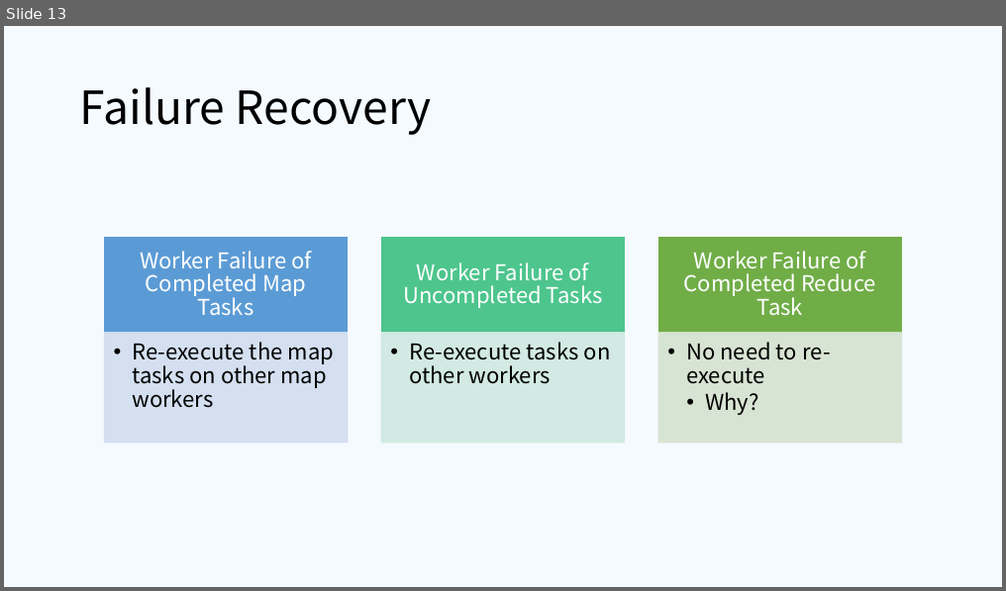
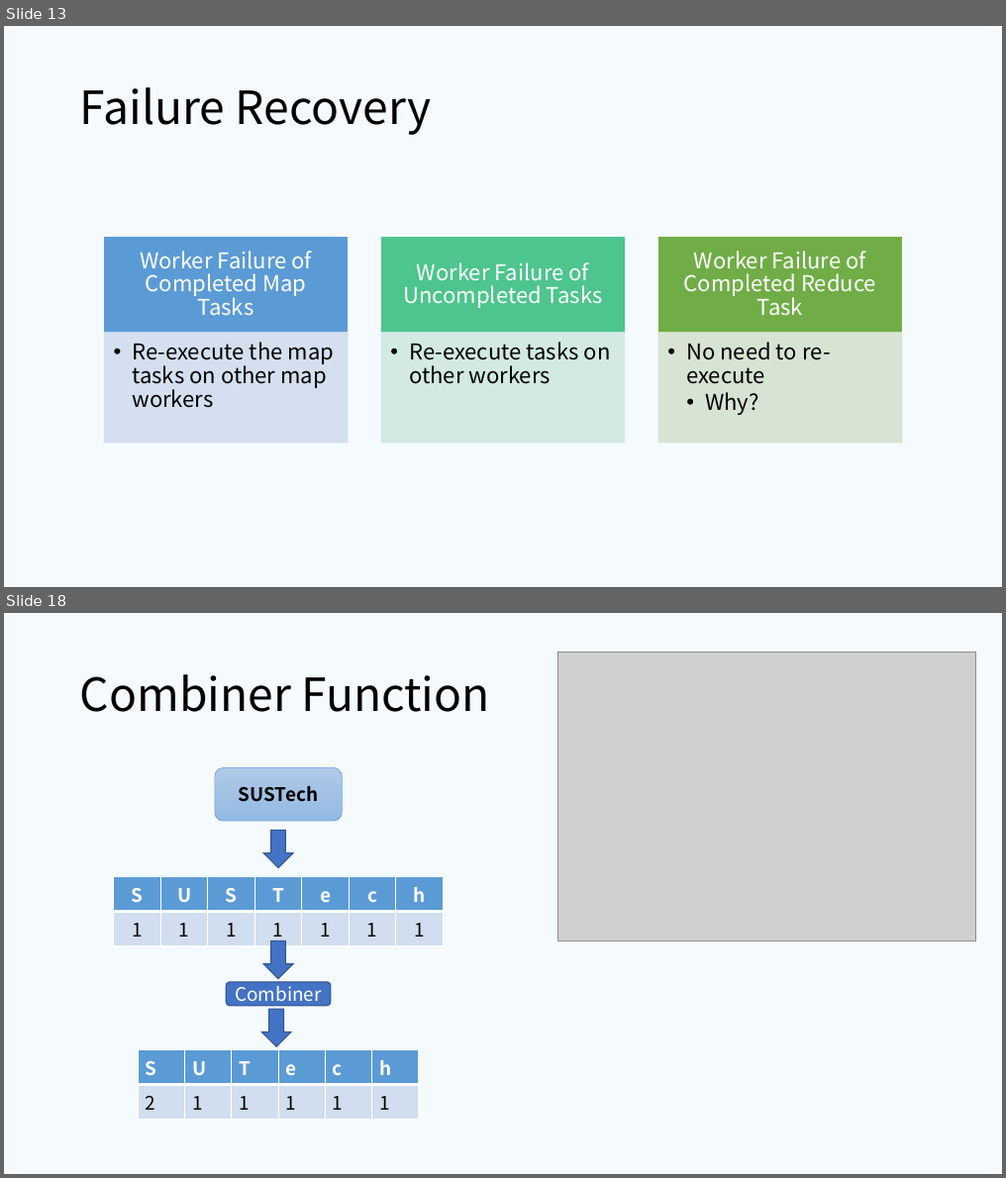
Before and after one commit to ifsheldon/OSLearning, a slide deck: project/MapReduce/pre.pptx. Shown one above the other, each under a label of ours: slide 13 before the commit, slides 13 and 18 after it; the slides between them are not shown. The pictures are 1006x591 and 1006x1178 pixels, drawn with LibreOffice and Linux fonts; fonts in the diff are those of the drawing; grey boxes stand for pictures. Boxes give left, top, right and bottom in pixels: in the first picture for what was removed or moved away, otherwise in the second. Text is boxed around its words. In the diff, an @@ line names an element or a change of style, - is before the commit and + after.

```diff
--- a/project/MapReduce/pre.pptx
+++ b/project/MapReduce/pre.pptx
@@ slide 18 added at bbox=[4, 613, 1002, 1174], background #F5FAFF @@
@@ picture added at bbox=[558, 652, 976, 942] @@
@@ title added at bbox=[80, 674, 489, 712], 44 pt, text #000000 @@
+Combiner Function
@@ rounded rectangle added at bbox=[214, 768, 342, 821], fill gradient #B1CBE9 to #A3C1E5 to #93B9E4, outline #5B9BD5 0.5 pt, 18 pt, text #000000, bold @@
+SUSTech
@@ down arrow added at bbox=[263, 830, 293, 868], fill #4472C4, outline #325491 1 pt @@
@@ table added at bbox=[114, 877, 445, 947], 2 rows, 7 columns @@
+S | U | S | T | e | c | h
+1 | 1 | 1 | 1 | 1 | 1 | 1
@@ down arrow added at bbox=[263, 941, 293, 979], fill #4472C4, outline #325491 1 pt @@
@@ rounded rectangle added at bbox=[227, 982, 331, 1006], fill #4472C4, outline #325491 1 pt, 18 pt, text #FFFFFF @@
+Combiner
@@ down arrow added at bbox=[261, 1009, 291, 1048], fill #4472C4, outline #325491 1 pt @@
@@ table added at bbox=[138, 1051, 417, 1114], 2 rows, 6 columns @@
+S | U | T | e | c | h
+2 | 1 | 1 | 1 | 1 | 1
```
Also in this commit, not shown: 11 slides changed, 8 other slides added, 6 slides removed, 1 other file.
